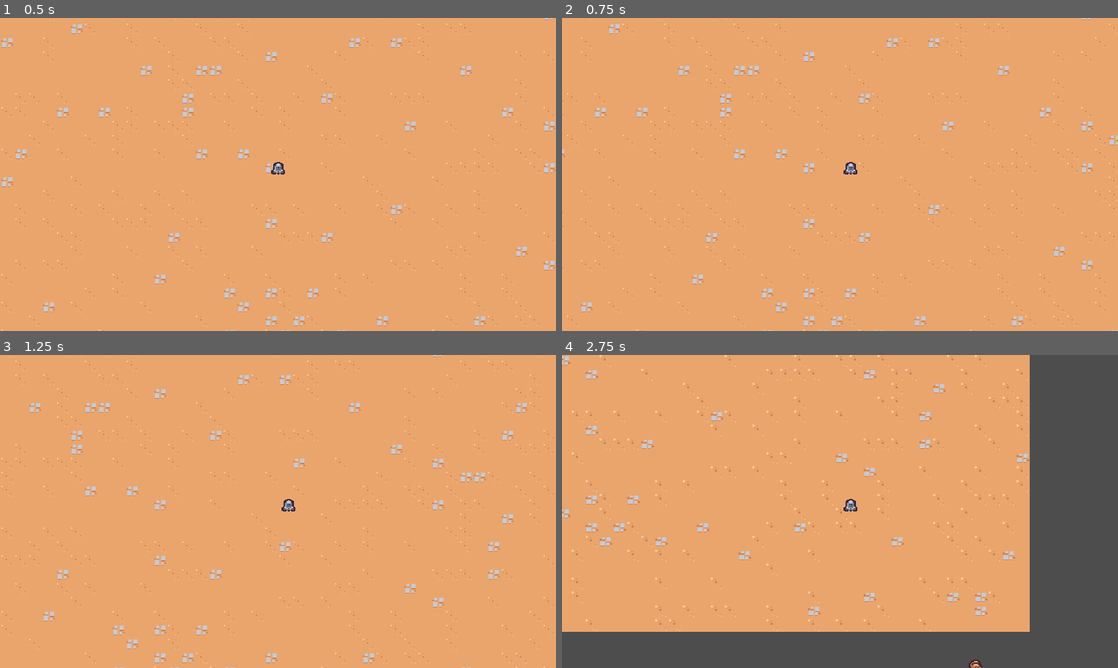
Above: before the commit, frames 1-4 (two rows, left to right).
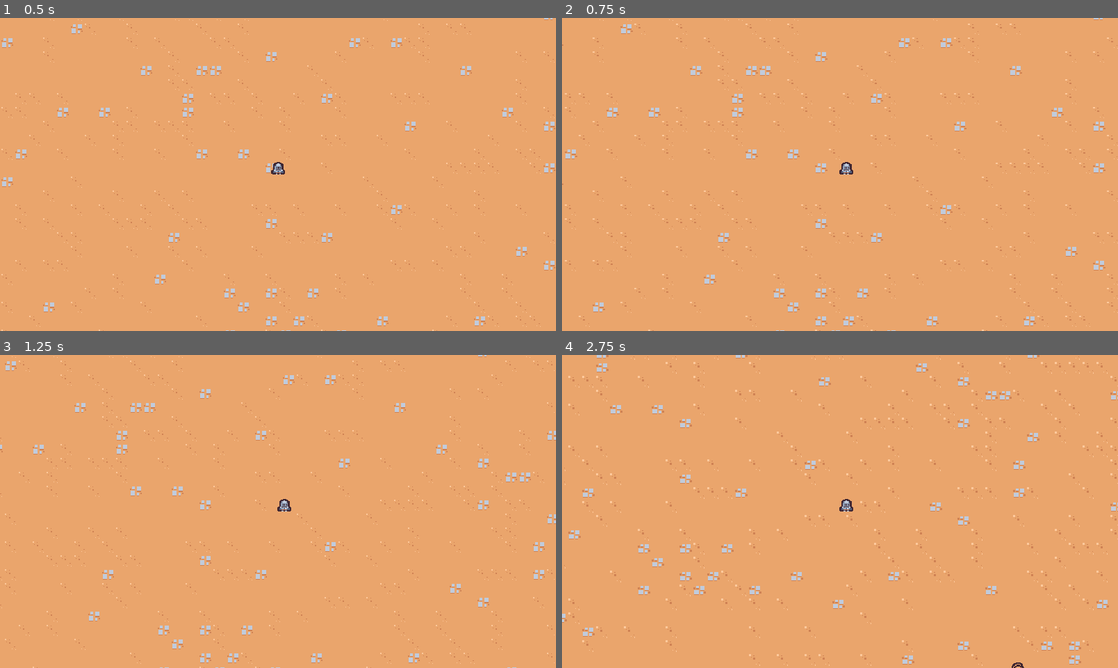
Above: after the commit, the same moments.

Repository: jrenato/dungeon_survival
Game: Godot game, scene res://src/world/levels/level.tscn
Two runs of this game, one before a commit and one after it. Both use one fixed random seed, a clock stepped at 60 frames per second and the inputs below.
Inputs:
- Up to frame 1 (0.5 s): no input
- Up to frame 2 (0.75 s): tap Enter at 0.5 s; hold D (move_right) from 0.53 s (still down)
- Up to frame 3 (1.25 s): keep holding D (move_right)
- Up to frame 4 (2.75 s): release D (move_right) at 1.28 s; hold S (move_down) 1.28-2.03 s; hold D (move_right) from 2.03 s (still down)

Frame 1 is identical in both runs. In frame 2, 4.6% of the frame differs, in the area x 0-100%, y 0-100%; in frame 3, 4.4%; in frame 4, 30%.

Commit message:
Tweaked player movement

Diff:
--- a/src/player/player.gd
+++ b/src/player/player.gd
@@ -2,12 +2,16 @@
 class_name Player
 
 
-const MAX_SPEED : float = 200.0
-
+const MAX_SPEED : int = 125
+const ACCELERATION_SMOOTHING : int = 25
 
 func _process(delta: float) -> void:
 	var direction : Vector2 = get_movement_vector()
-	velocity = direction * MAX_SPEED
+	var target_velocity : Vector2 = direction * MAX_SPEED
+
+	#velocity = velocity.move_toward(target_velocity, delta)
+	velocity = velocity.lerp(target_velocity, 1 - exp(-delta * ACCELERATION_SMOOTHING))
+
 	move_and_slide()
 
 
